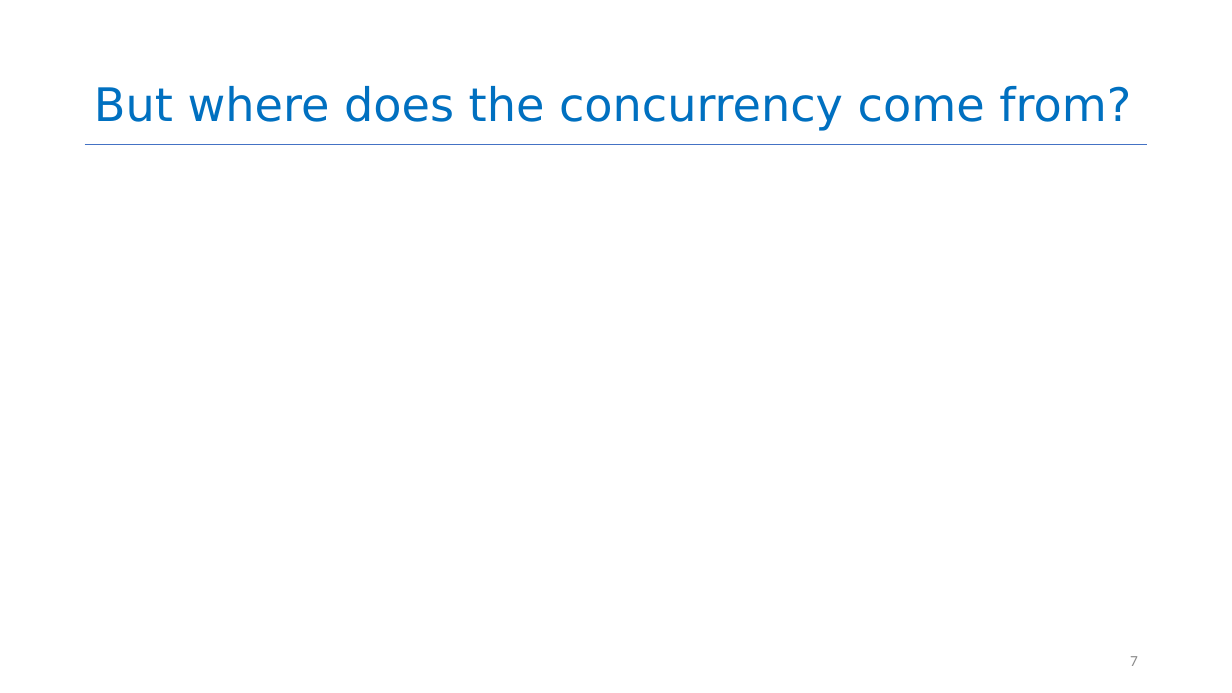
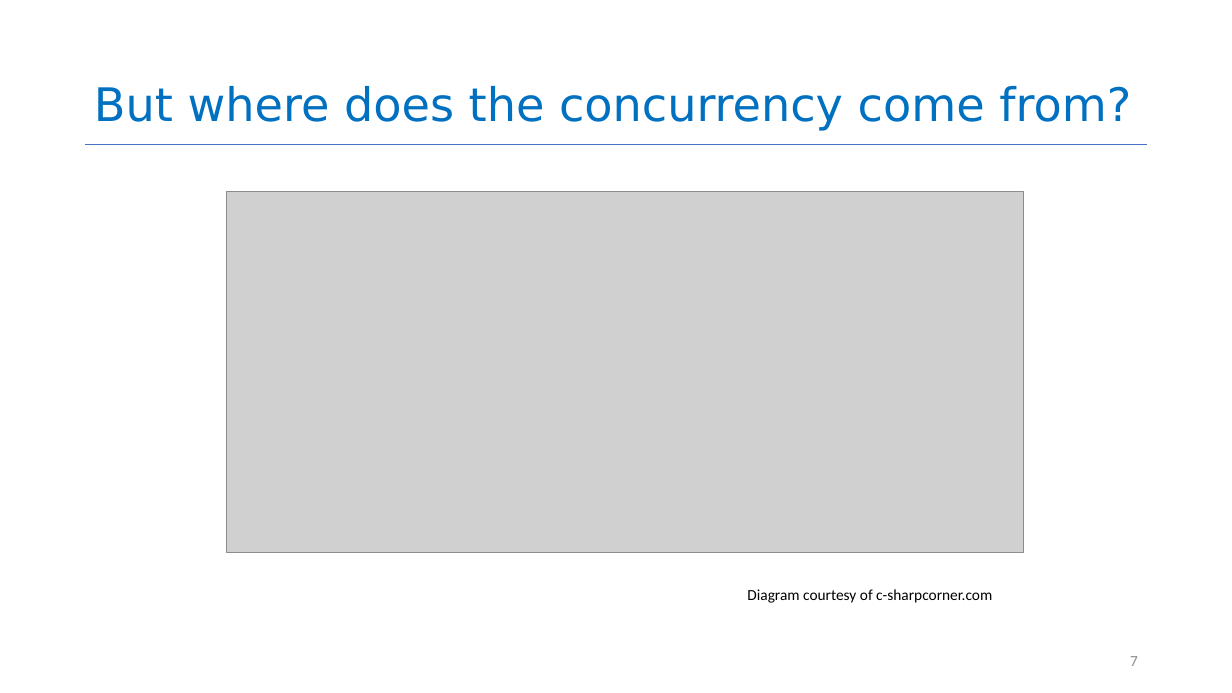
Before and after one commit to neu-se/CS4530-Spring-2023, a slide deck: slide 7 of Slides/Module 05 Concurrency Patterns in Typescript.pptx. Drawn at 1232x693 pixels with LibreOffice and Linux fonts; fonts in the diff are those of the drawing; grey boxes stand for pictures. Boxes give left, top, right and bottom in pixels: in the first picture for what was removed or moved away, otherwise in the second. Text is boxed around its words. In the diff, an @@ line names an element or a change of style, - is before the commit and + after.

Commit message:
update slide#7

```diff
--- a/Slides/Module 05 Concurrency Patterns in Typescript.pptx
+++ b/Slides/Module 05 Concurrency Patterns in Typescript.pptx
@@ picture added at (x1=226, y1=191, x2=1023, y2=553) @@
@@ text added at (x1=747, y1=589, x2=992, y2=603), 12 pt, text #000000 @@
+Diagram courtesy of c-sharpcorner.com
```
Also in this commit, not shown: 1 other file.
